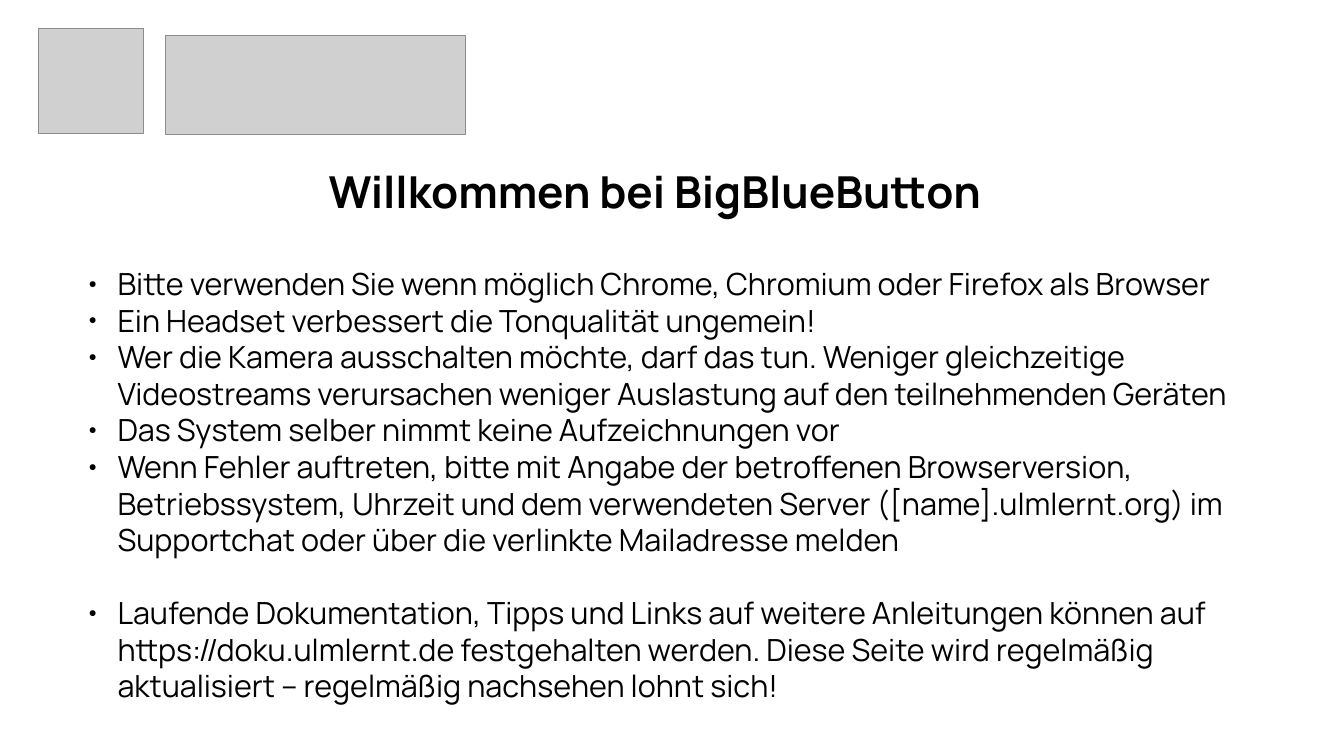
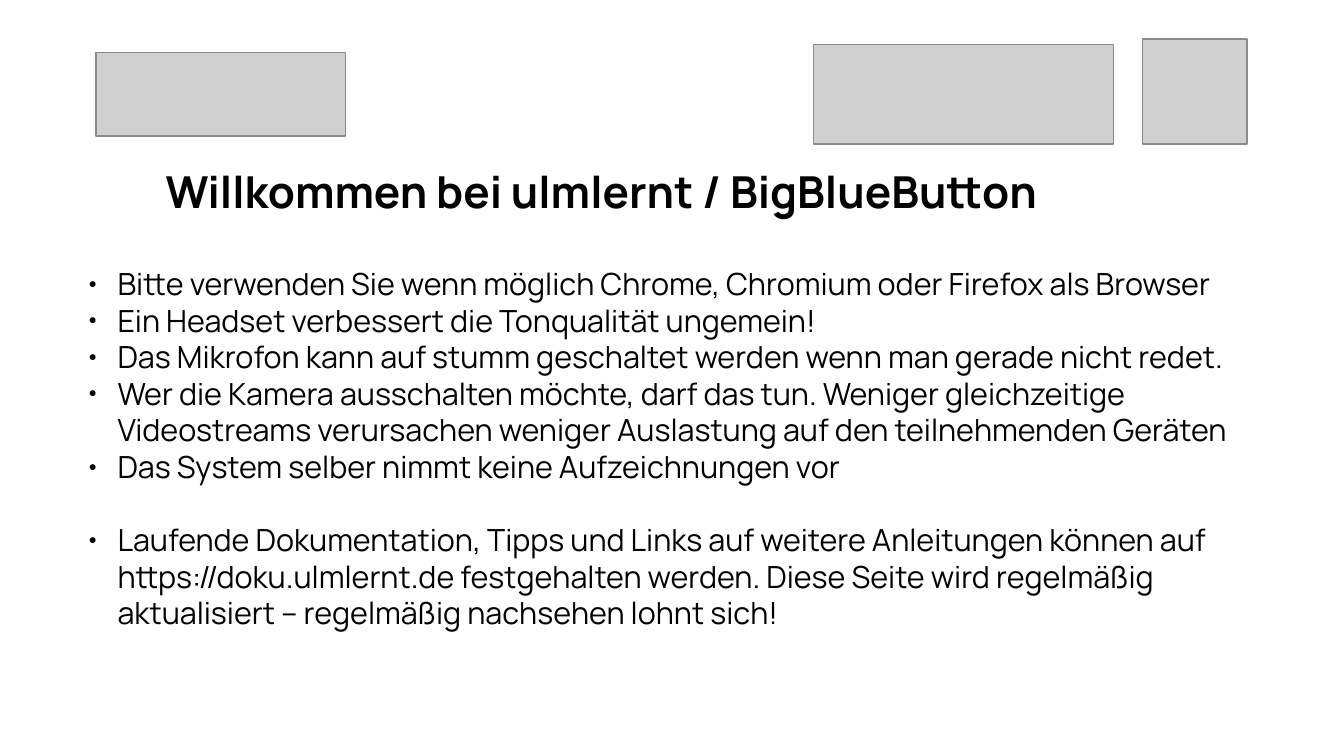
Before and after one commit to stadtulm/a13-ansible, a slide deck: slide 1 of roles/bbb-ulmlernt/files/default.odp. Drawn at 1344x756 pixels with LibreOffice and Linux fonts; fonts in the diff are those of the drawing; grey boxes stand for pictures. Boxes give left, top, right and bottom in pixels: in the first picture for what was removed or moved away, otherwise in the second. Text is boxed around its words. In the diff, an @@ line names an element or a change of style, - is before the commit and + after.

Commit message:
bbb: customize ->new starter presentation, added default text

```diff
--- a/roles/bbb-ulmlernt/files/default.odp
+++ b/roles/bbb-ulmlernt/files/default.odp
@@ picture: place and size @@
-picture at <box>166,35,466,134</box>
+picture at <box>96,52,346,135</box>
@@ picture: place and size @@
-picture at <box>38,29,143,134</box>
+picture at <box>813,45,1113,144</box>
@@ picture added at <box>1143,39,1248,144</box> @@
@@ text at <box>166,175,1037,219</box>: text changed @@
-Willkommen bei BigBlueButton
+Willkommen bei ulmlernt / BigBlueButton
@@ text at <box>118,345,1222,376</box>: paragraph added @@
+● Das Mikrofon kann auf stumm geschaltet werden wenn man gerade nicht redet.
@@ text at <box>118,455,1223,559</box>: paragraph removed @@
-● Wenn Fehler auftreten, bitte mit Angabe der betroffenen Browserversion, Betriebssystem, Uhrzeit und dem verwendeten Server ([name].ulmlernt.org) im Supportchat oder über die verlinkte Mailadresse melden
```
Also in this commit, not shown: 2 other files.
